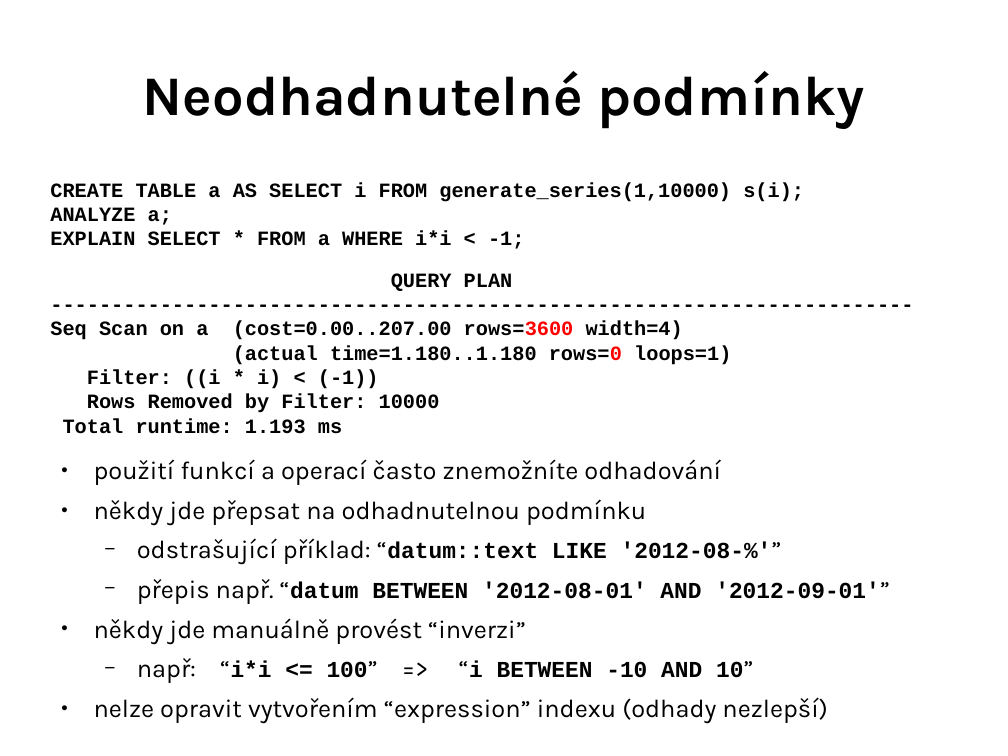
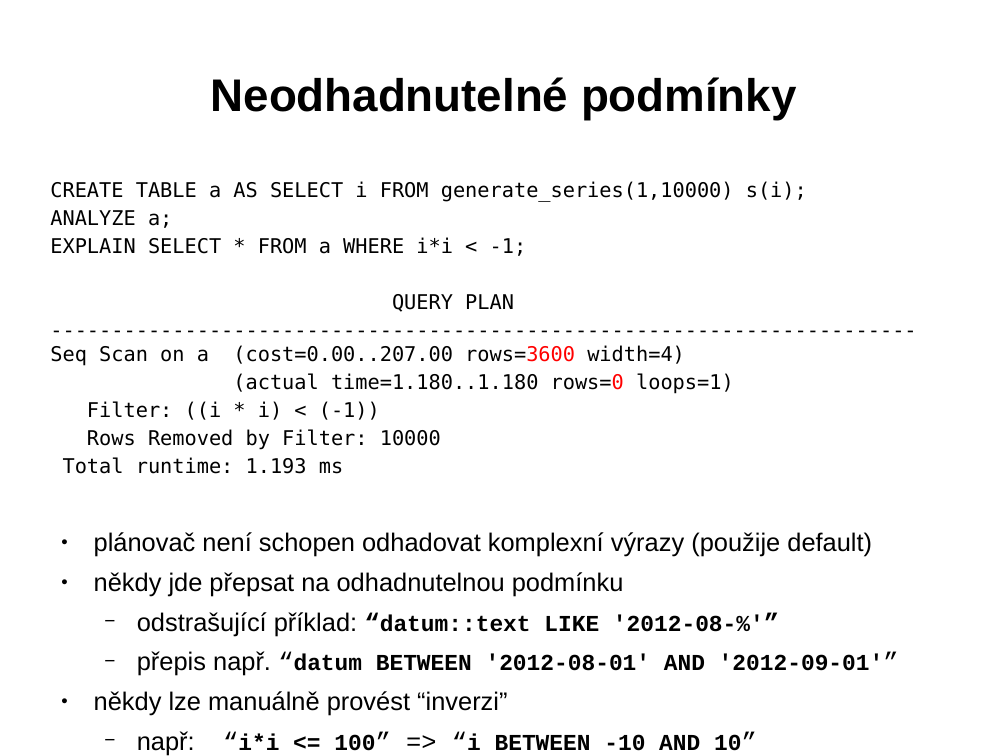
Before and after one commit to tvondra/explain_training, a slide deck: slide 29 of explain-training.odp (slide 19 before the commit). Drawn at 1008x756 pixels with LibreOffice and Linux fonts; fonts in the diff are those of the drawing. Boxes give left, top, right and bottom in pixels: in the first picture for what was removed or moved away, otherwise in the second. Text is boxed around its words. In the diff, an @@ line names an element or a change of style, - is before the commit and + after.

```diff
--- a/explain-training.odp
+++ b/explain-training.odp
@@ title "Neodhadnutelné podmínky" at [211,77,797,120]: size 44 to 36 pt, font Karla to Arial @@
@@ text at [50,181,884,676]: font Courier New to DejaVu Sans Mono, bold off in "CREATE TABLE a AS SELECT i FROM ...", "ANALYZE a;", "EXPLAIN SELECT * FROM a WHERE i*i ...", "QUERY PLAN" and 5 more places; font Karla to Arial in "někdy jde přepsat na odhadnutelnou podmínku", "odstrašující příklad:", "přepis např.", "např:"; font Karla to Courier New in "“datum::text '2012-08-%'”", "“datum '2012-09-01'”", "“i*i 100” => “i 10”"; bold on in "“datum::text '2012-08-%'”"; more space between paragraphs @@
@@ text at [94,532,872,557]: text changed; font Karla to Arial @@
-● použití funkcí a operací často znemožníte odhadování
+● plánovač není schopen odhadovat komplexní výrazy (použije default)
@@ text at [94,691,507,716]: text changed; font Karla to Arial @@
-● někdy jde manuálně provést “inverzi”
+● někdy lze manuálně provést “inverzi”
@@ text at [94,697,827,723]: paragraph removed @@
-● nelze opravit vytvořením “expression” indexu (odhady nezlepší)
```
Also in this commit, not shown: 75 other slides changed, 16 slides added.
